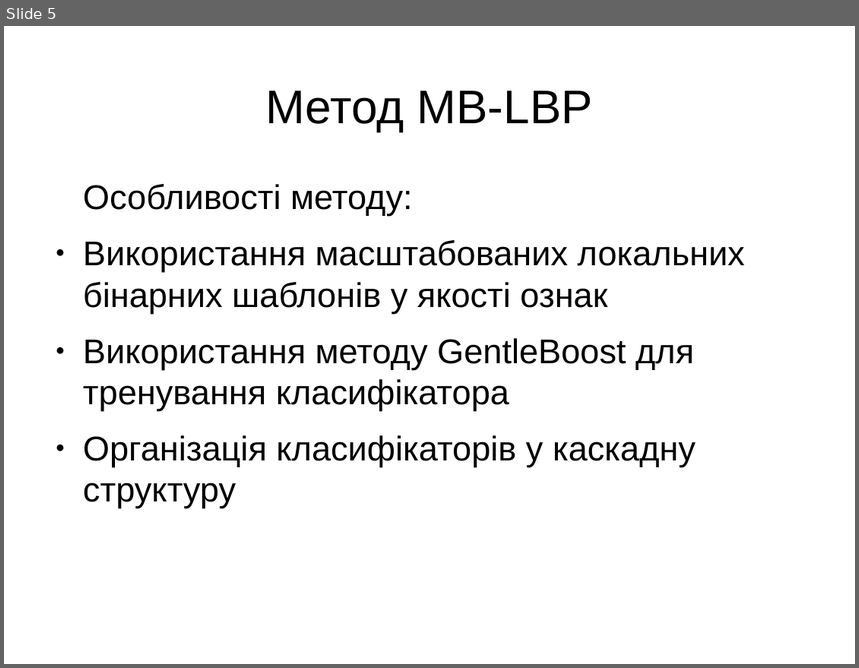
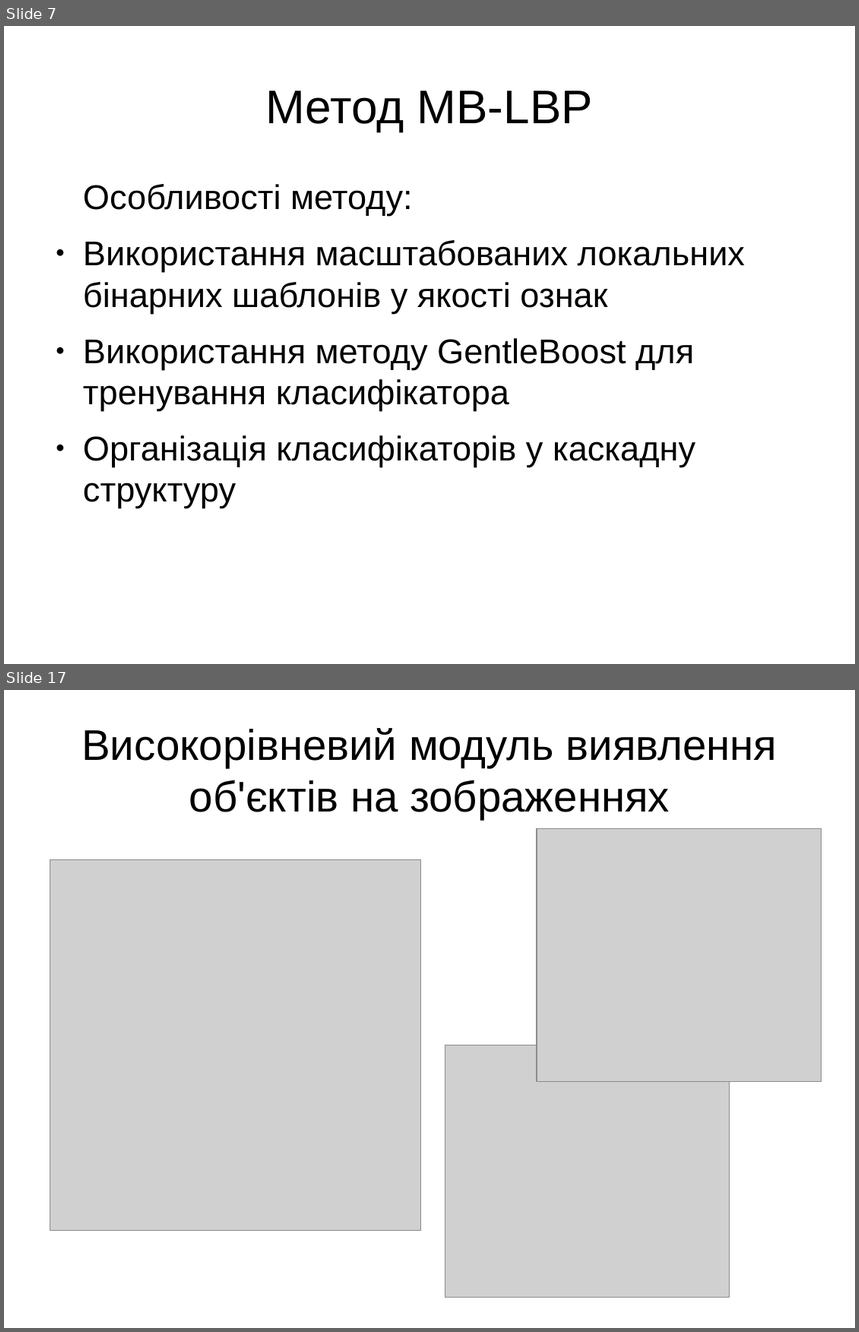
Before and after one commit to OlegTheCat/face-detection, a slide deck: doc/presentation.odp. Shown one above the other, each under a label of ours: slide 5 before the commit, slides 7 and 17 after it; the slides between them are not shown. The pictures are 859x668 and 859x1332 pixels, drawn with LibreOffice and Linux fonts; fonts in the diff are those of the drawing; grey boxes stand for pictures. Boxes give left, top, right and bottom in pixels: in the first picture for what was removed or moved away, otherwise in the second. Text is boxed around its words. In the diff, an @@ line names an element or a change of style, - is before the commit and + after.

```diff
--- a/doc/presentation.odp
+++ b/doc/presentation.odp
@@ slide 17 added at [4, 690, 855, 1328], background #FFFFFF @@
@@ title added at [82, 728, 778, 819], 40 pt, text #000000 @@
+Високорівневий модуль виявлення об'єктів на зображеннях
@@ picture added at [537, 829, 822, 1081] @@
@@ picture added at [50, 860, 421, 1230] @@
@@ picture added at [445, 1046, 730, 1298] @@
@@ what was slide 5 is now slide 7 @@
```
Also in this commit, not shown: 14 other slides added, 2 slides removed, 1 other file.
